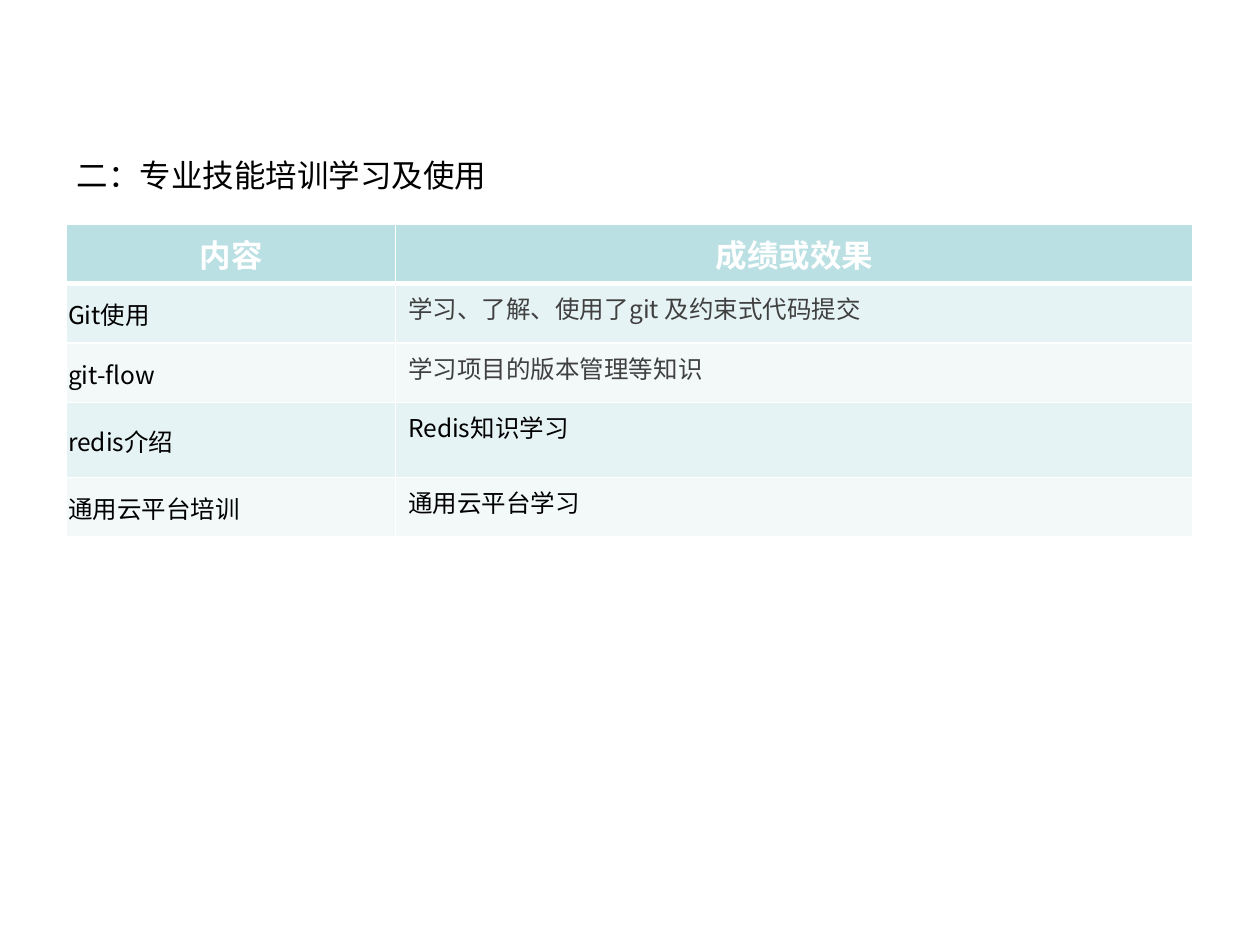
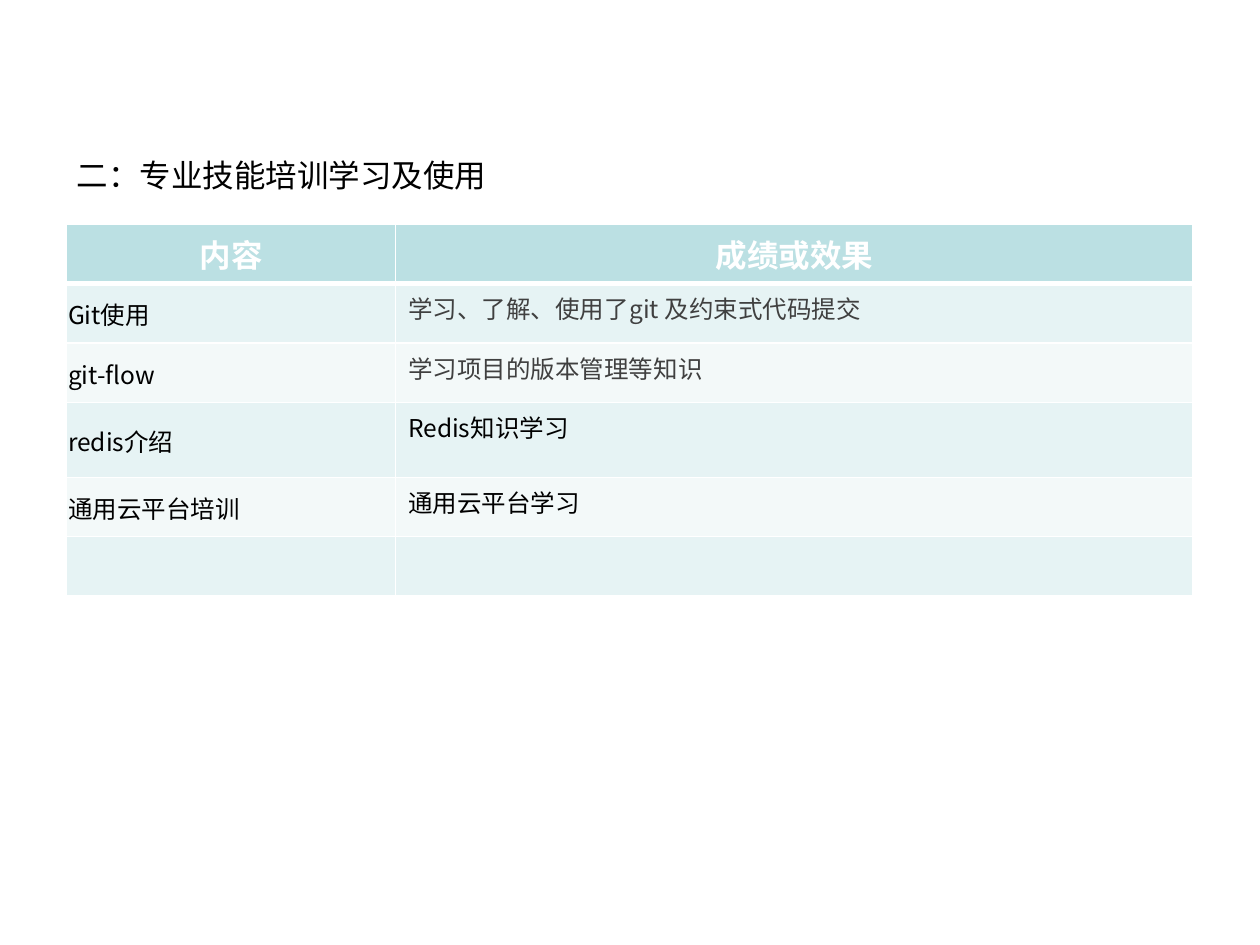
Before and after one commit to zhengyuliang/Blog-Back-Up, a slide deck: slide 8 of ppt/转正答辩汇报_郑宇亮.pptx. Drawn at 1260x945 pixels with LibreOffice and Linux fonts; fonts in the diff are those of the drawing; background and template pictures are left out. Boxes give left, top, right and bottom in pixels: in the first picture for what was removed or moved away, otherwise in the second. Text is boxed around its words. In the diff, an @@ line names an element or a change of style, - is before the commit and + after.

```diff
--- a/ppt/转正答辩汇报_郑宇亮.pptx
+++ b/ppt/转正答辩汇报_郑宇亮.pptx
@@ table at (67, 224, 1193, 596) @@
+row 6:  | 
```
Also in this commit, not shown: 4 other slides changed, 1 slide added.
